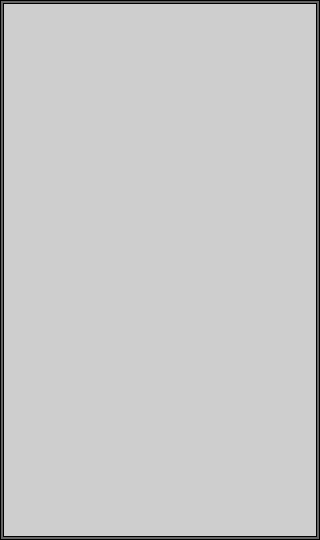
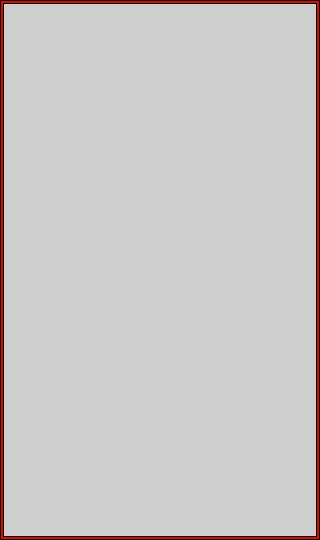
Layered file, before and after one edit (320×540). Changes by layer:
renamed "Ebene 3(eingefügt)" to "Ebene 5(eingefügt)", showed it over [1, 1, 319, 539]
